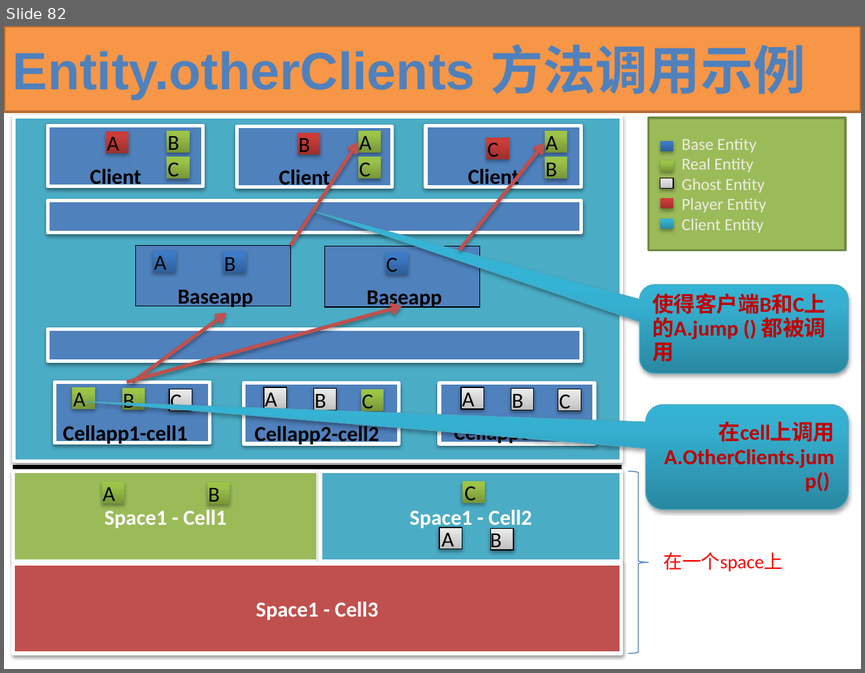
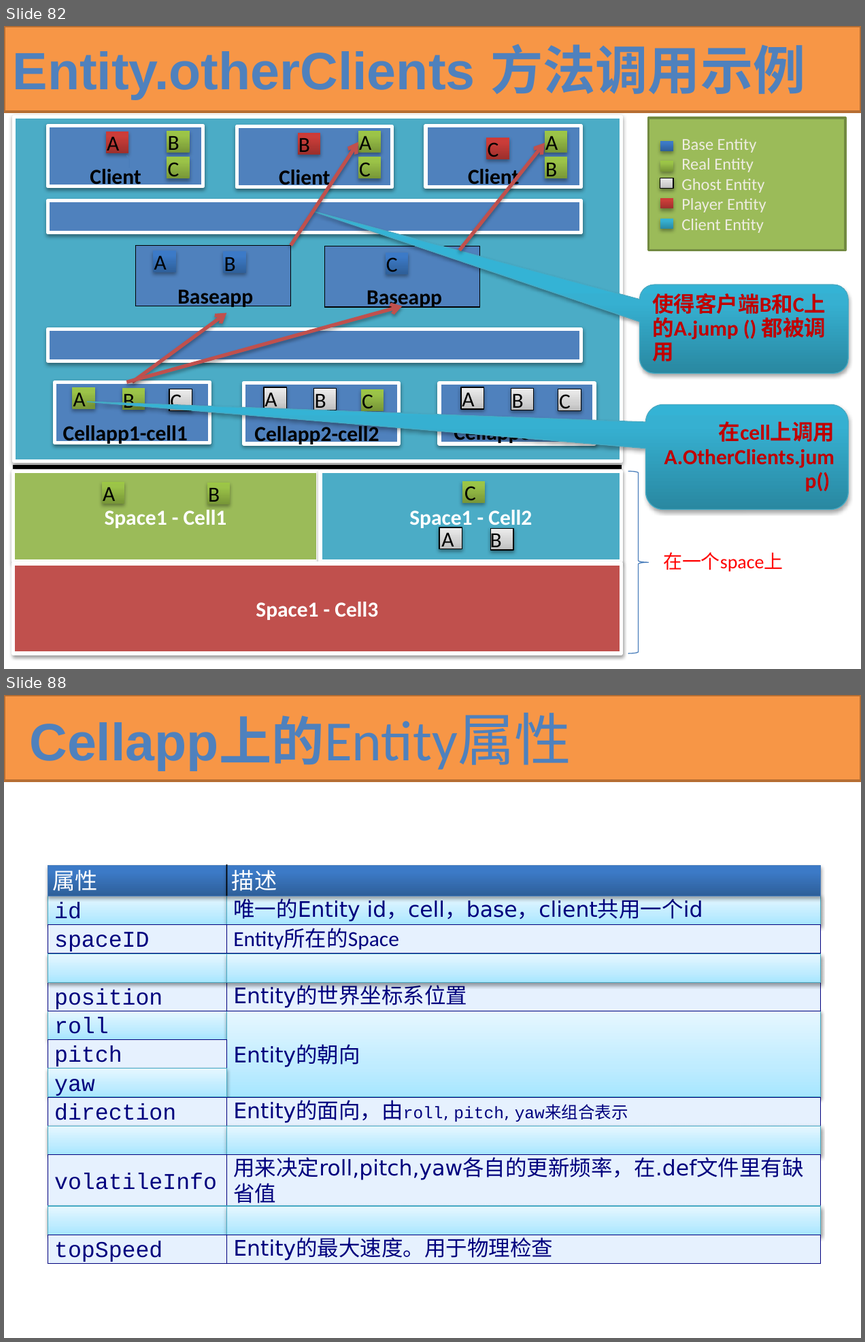
Before and after one commit to kbengine/kbengine_docs, a slide deck: KBEngine技术预览.pptx. Shown one above the other, each under a label of ours: slide 82 before the commit, slides 82 and 88 after it; the slides between them are not shown. The pictures are 865x673 and 865x1342 pixels, drawn with LibreOffice and Linux fonts; fonts in the diff are those of the drawing. Boxes give left, top, right and bottom in pixels: in the first picture for what was removed or moved away, otherwise in the second. Text is boxed around its words. In the diff, an @@ line names an element or a change of style, - is before the commit and + after.

```diff
--- a/KBEngine技术预览.pptx
+++ b/KBEngine技术预览.pptx
@@ slide 88 added at (4, 695, 861, 1338), background #FFFFFF @@
@@ rectangle added at (4, 695, 861, 781), fill #F79646, outline #B76F34 2 pt @@
@@ title added at (21, 707, 851, 768), 44.1 pt, text #4F81BD, bold @@
+Cellapp上的Entity属性
@@ rectangle added at (48, 954, 227, 983), fill gradient #A7E6FF to #C1EDFF to #E7F8FF, outline #46AAC5 0.75 pt @@
@@ rectangle added at (227, 954, 821, 983), fill gradient #A7E6FF to #C1EDFF to #E7F8FF, outline #46AAC5 0.75 pt @@
@@ group added at (48, 864, 821, 1264): 22 rectangles, 1 line @@
+id
+唯一的Entity id，cell，base，client共用一个id
+spaceID
+Entity所在的Space
+roll
+Entity的朝向
+pitch
+yaw
+direction
+Entity的面向，由roll, pitch, yaw来组合表示
+volatileInfo
+用来决定roll,pitch,yaw各自的更新频率，在.def文件里有缺省值
+topSpeed
+Entity的最大速度。用于物理检查
+属性
+描述
+position
+Entity的世界坐标系位置
```
Also in this commit, not shown: 11 other slides added.
